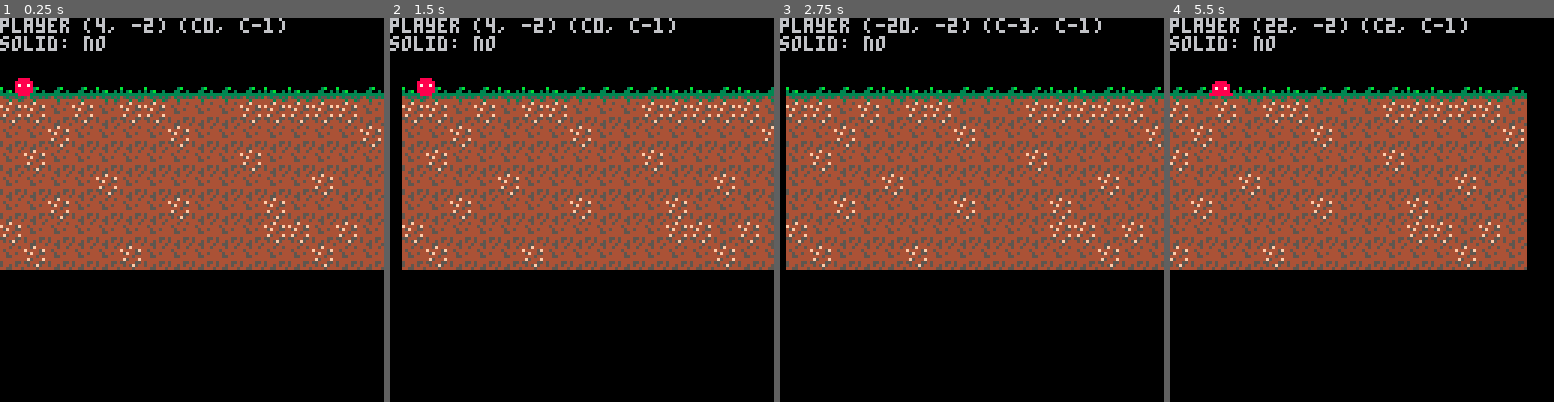
Above: before the commit, frames 1-4 (left to right).
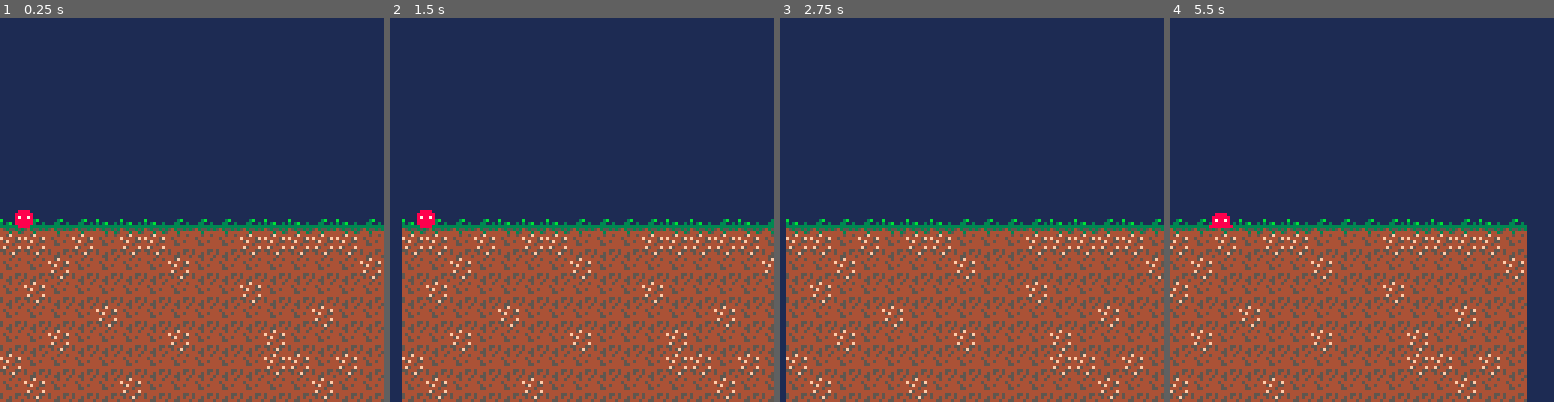
Above: after the commit, the same moments.

Repository: millwardesque/pico-8-demos
Game: PICO-8 cartridge carts/bouncer/bounce.p8
The game is run twice, just before and just after one commit, with the same random seed, the same clock (stepped at 60 frames per second) and the same inputs.
Inputs:
- Up to frame 1 (0.25 s): no input
- Up to frame 2 (1.5 s): tap O (Z key) at 0.33, 0.7, 1.43 s; tap X (X key) at 1.07 s
- Up to frame 3 (2.75 s): hold Left 1.97-2.37 s; tap X (X key) at 2.07, 2.4, 2.73 s; tap O (Z key) at 2.22 s
- Up to frame 4 (5.5 s): hold Right 2.87-3.53 s; tap X (X key) every 0.33 s from 3.07 to 5.4 s; tap O (Z key) at 3.1, 3.98, 4.87 s; hold Right 4.13-4.53 s; hold Left from 5.13 s (still down)

The runs differ from the first frame. In frame 1, 93% of the frame differs, in the area x 0-100%, y 0-100%; in frame 2, 94%; in frame 3, 93%; in frame 4, 94%.

Commit message:
Added navy background and changed camera position.

Diff:
--- a/carts/bouncer/bounce.p8
+++ b/carts/bouncer/bounce.p8
@@ -88,7 +88,7 @@
  pico-8 init
 ]]
 function _init()
- game_camera.y = -20
+ game_camera.y = -64
  player.x = 4
  player.y = -2
  actor_set_animation(player, 'idle')
@@ -138,6 +138,7 @@
   ]]
 function _draw()
  cls()
+ rectfill(0, 0, 128, 128, 1) -- navy background
  game_camera:on_draw()
 
  mapdraw(0, 0, 0, 0, 16, 8)
